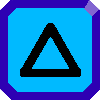
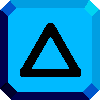
Layer changes from the first 100 x 100 image to the second:
added group "Light" with 6 layers above "Drawing 3" over <box>0,0,100,100</box>
added layer "Dark 2" (76%) in group "Light" over <box>0,82,17,99</box>
added layer "Dark 1" (57%) in group "Light" over <box>0,10,89,100</box>
added layer "Light 3" (34%) in group "Light" over <box>1,1,99,100</box>
added layer "Light 2" (62%) in group "Light" over <box>10,0,100,90</box>
"Light 1": opacity 40% → 83%, moved it into group "Light" over <box>84,0,99,16</box>
